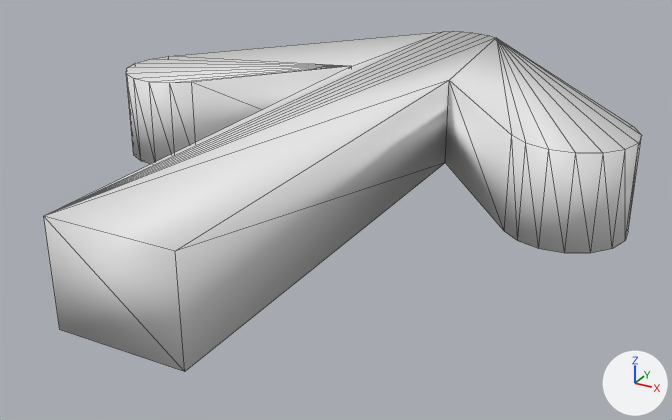
Before and after pictures for a commit that changed the OBJ model src/maps/ArrowGallery/meshes/arrow_single_round_cap.obj.
Rendered twice from a 50 mm lens placed at (3.56, -3.69, 2.71), pointed at (0.12, 2.55, -0.41). The axes (+X, +Y, +Z) are drawn at lower right. The lights are the same throughout. The picture after the commit comes second. Mesh edges are drawn as thin lines. Where no turn or scale is listed for an object, it has been applied to the vertices.

Names of what the first picture shows: 'arrow_single_round_cap'.
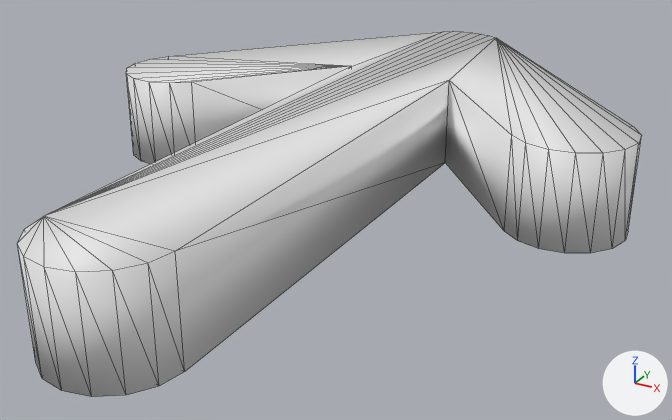
The newer file is also turned or shifted as a whole; pictures and numbers use the older file's frame.

Location of each change, [x1, y1, x2, y2] in pixels of the pictures (672 x 420 px):
```json
{"object": "arrow_single_round_cap", "change": "reshaped", "before": [44, 31, 641, 372], "after": [18, 31, 641, 397], "on screen": "7% taller"}
{"part": 1, "of": "me_arrow_single_round_cap", "change": "built on", "before": [44, 216, 185, 372], "after": [18, 216, 185, 397]}
```

Scene script edits in JSON lines:
```json
{"block": "me_arrow_single_round_cap", "where": "# used by ob_arrow_single_round_cap; location = (0.0, 0.0, 0.0)"}
{"op": "remove", "block": "me_arrow_single_round_cap", "code": "me_arrow_single_round_cap.from_pydata(...)  # 58 vertices, 112 faces; spans x -2.38..2.38, y 0.0..5.87, z -0.4..0.4"}
{"op": "add", "block": "me_arrow_single_round_cap", "code": "me_arrow_single_round_cap.from_pydata(...)  # 72 vertices, 140 faces; spans x -2.38..2.38, y -0.5..5.87, z -0.4..0.4"}
{"block": "me_arrow_single_round_cap", "change": "me_arrow_single_round_cap part 1"}
{"block": "me_arrow_single_round_cap", "change": "2 faces are deleted"}
{"block": "me_arrow_single_round_cap", "change": "7 vertices are added at x -0.46..0.46, y -0.5..-0.19, z -0.4"}
{"block": "me_arrow_single_round_cap", "change": "7 new vertices lie (0.0, 0.0, 0.8) away from vertices in x -0.46..0.46, y -0.5..-0.19, z -0.4"}
{"block": "me_arrow_single_round_cap", "change": "30 new faces join them"}
```
